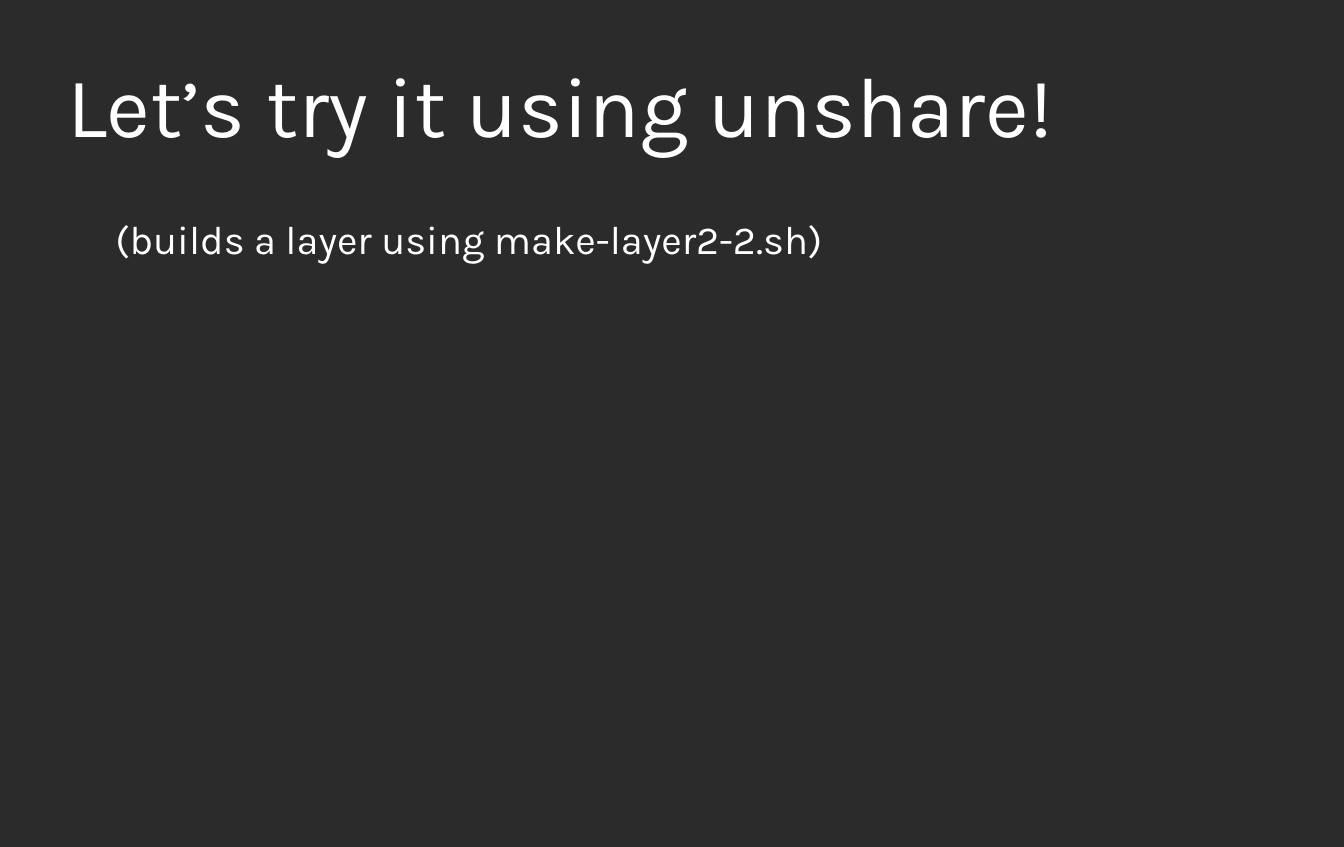
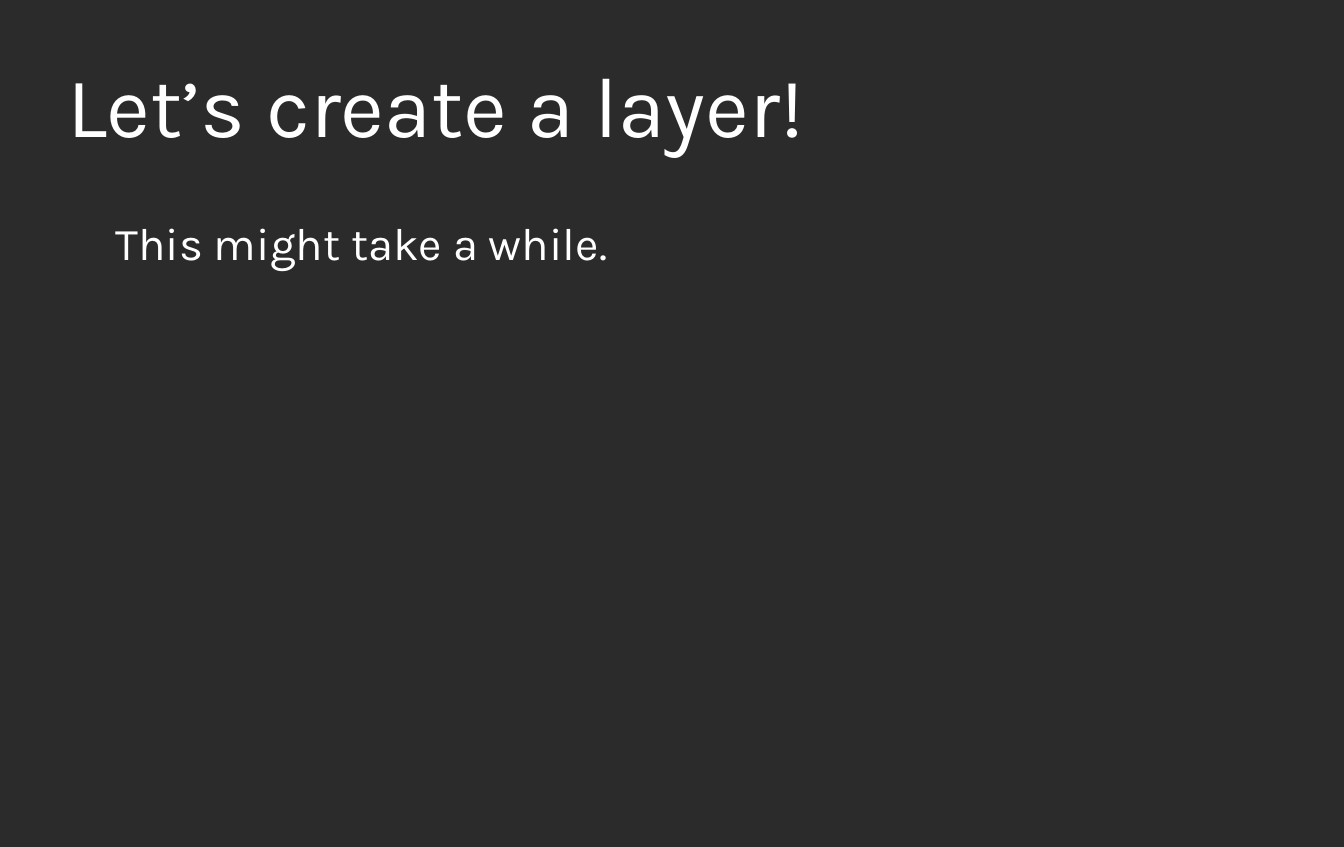
Before and after one commit to nalind/devconf.us-2018, a slide deck: slide 5 of images.odp (slide 7 before the commit). Drawn at 1344x847 pixels with LibreOffice and Linux fonts; fonts in the diff are those of the drawing; background and template pictures are left out; a plain dark background stands for a picture behind light text. Boxes give left, top, right and bottom in pixels: in the first picture for what was removed or moved away, otherwise in the second. Text is boxed around its words. In the diff, an @@ line names an element or a change of style, - is before the commit and + after.

```diff
--- a/images.odp
+++ b/images.odp
@@ title at (x1=67, y1=78, x2=804, y2=158): text changed @@
-Let’s try it using unshare!
+Let’s create a layer!
@@ text at (x1=115, y1=228, x2=607, y2=271): text changed; size 28 to 32 pt @@
-(builds a layer using make-layer2-2.sh)
+This might take a while.
```
Also in this commit, not shown: 8 other slides changed, 11 slides added.
